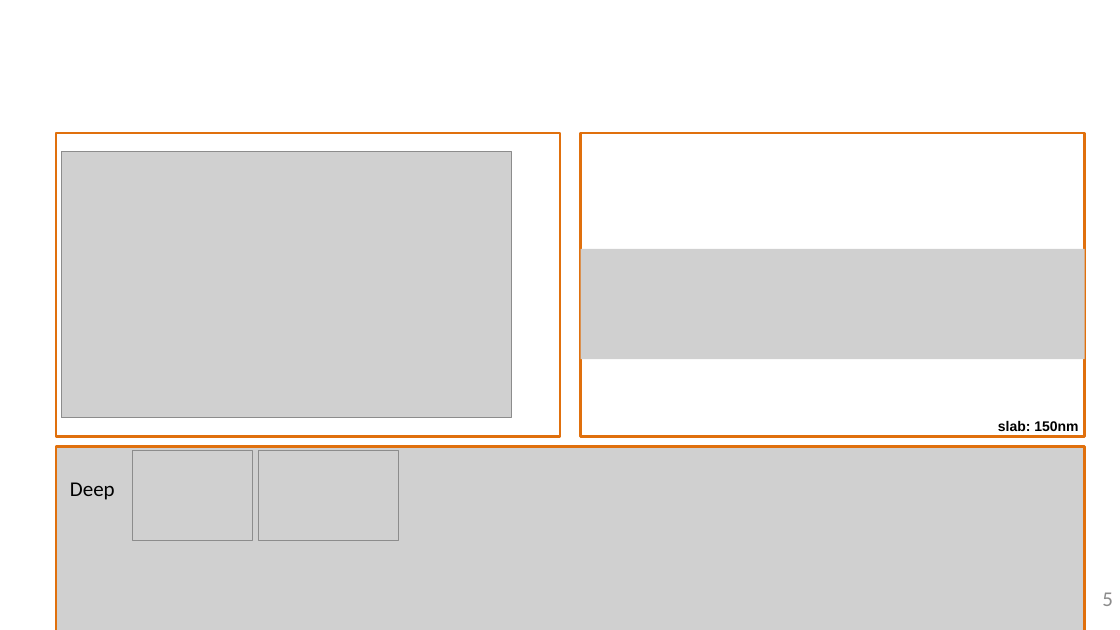
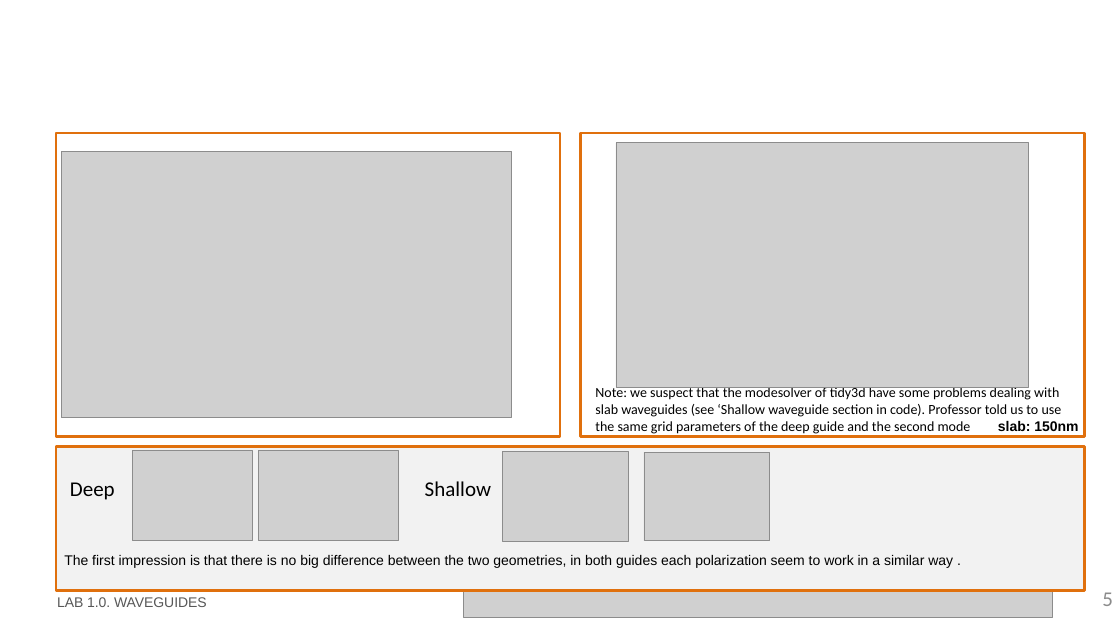
Before and after one commit to DBAEASE/pic-upv-lab1, a slide deck: slide 5 of LabBook_10.pptx. Drawn at 1120x630 pixels with LibreOffice and Linux fonts; fonts in the diff are those of the drawing; grey boxes stand for pictures; background and template pictures are left out. Boxes give left, top, right and bottom in pixels: in the first picture for what was removed or moved away, otherwise in the second. Text is boxed around its words. In the diff, an @@ line names an element or a change of style, - is before the commit and + after.

```diff
--- a/LabBook_10.pptx
+++ b/LabBook_10.pptx
@@ picture added at (x1=616, y1=143, x2=1029, y2=387) @@
@@ picture removed at (x1=581, y1=249, x2=1085, y2=359) @@
@@ text added at (x1=595, y1=386, x2=1062, y2=434), 12 pt, text #000000 @@
+Note: we suspect that the modesolver of tidy3d have some problems dealing with slab waveguides (see ‘Shallow waveguide section in code). Professor told us to use the same grid parameters of the deep guide and the second mode
@@ picture removed at (x1=56, y1=447, x2=1086, y2=630) @@
@@ rectangle added at (x1=56, y1=447, x2=1086, y2=592), fill #F2F2F2, outline #E0700D 2.25 pt, 12 pt, text #000000 @@
+The first impression is that there is no big difference between the two geometries, in both guides each polarization seem to work in a similar way .
@@ picture added at (x1=502, y1=451, x2=628, y2=541) @@
@@ picture added at (x1=644, y1=452, x2=770, y2=541) @@
@@ text added at (x1=425, y1=481, x2=491, y2=496), 18 pt, text #000000 @@
+Shallow
@@ picture added at (x1=464, y1=584, x2=1053, y2=618) @@
```
Also in this commit, not shown: 1 other slide changed, 5 slides added.
